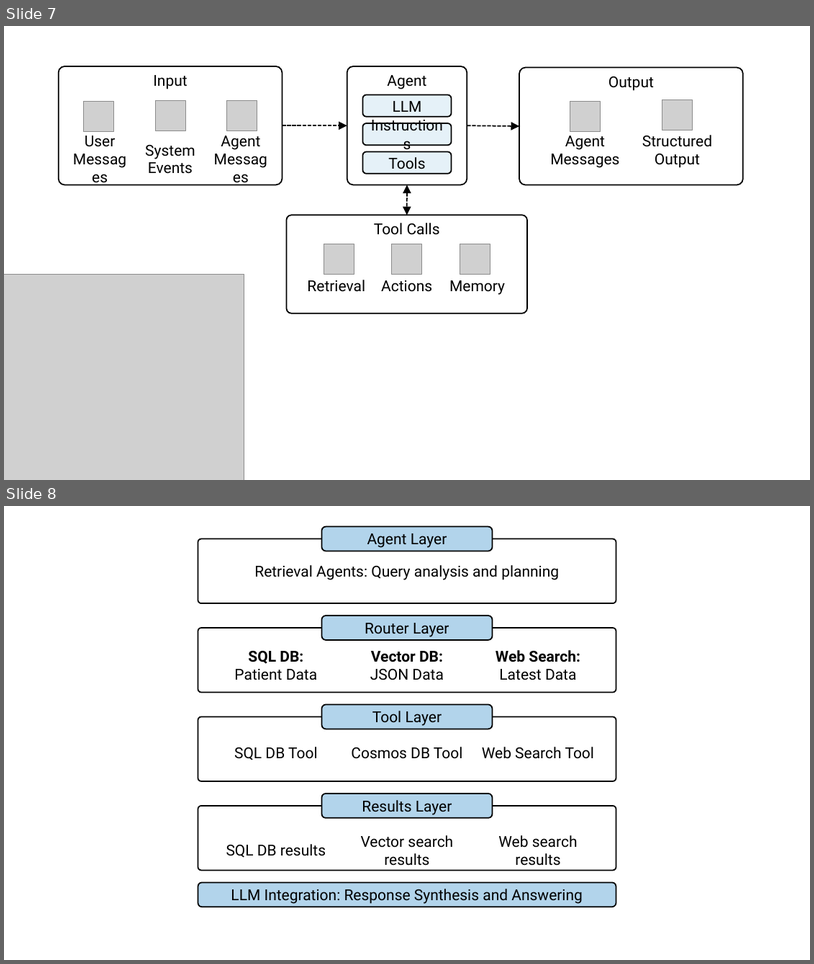
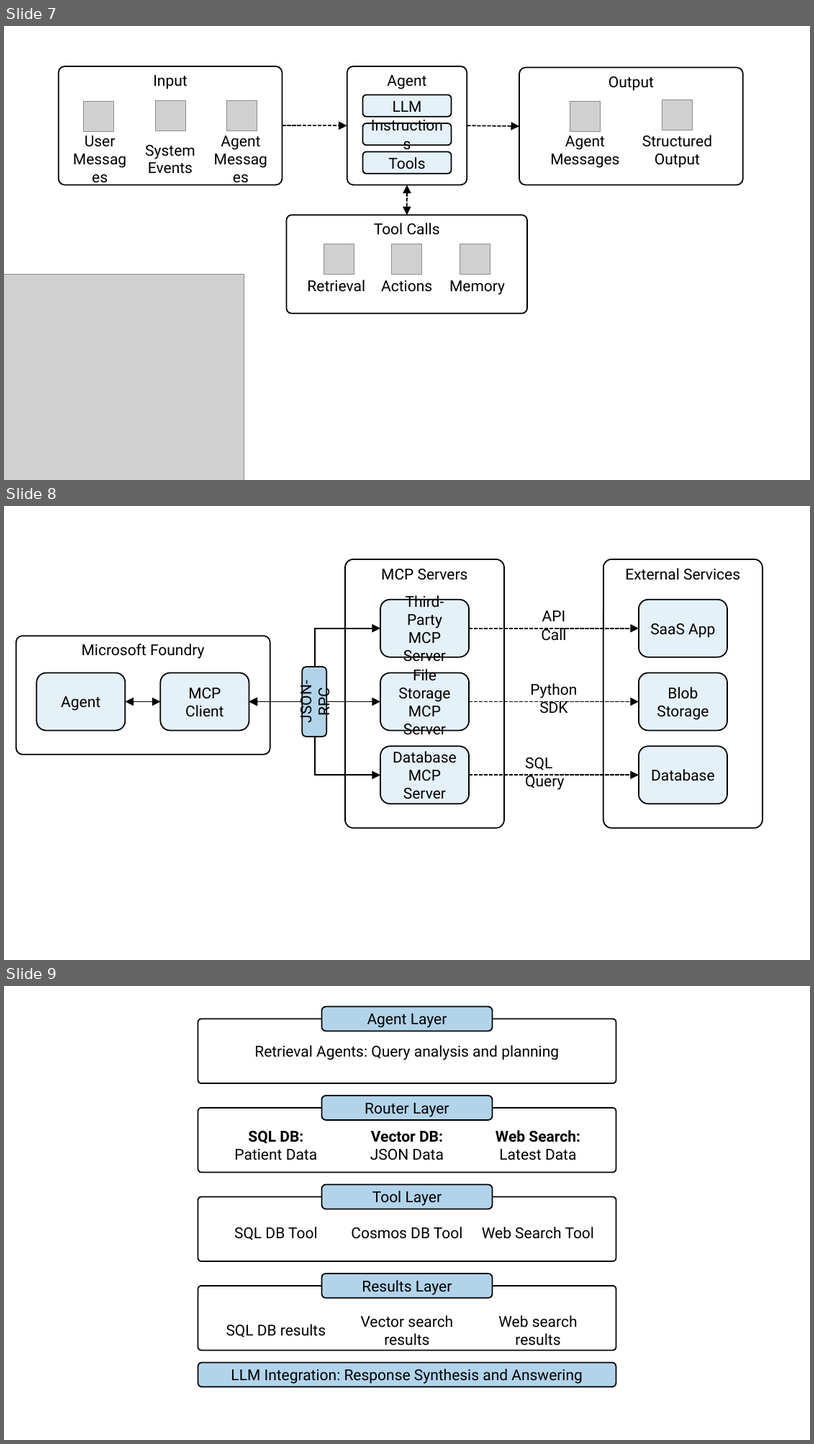
Before and after one commit to colbyford/foundry-book, a slide deck: figures/figures.pptx. Shown one above the other, each under a label of ours: slides 7 and 8 before the commit, slides 7, 8 and 9 after it. The pictures are 814x964 and 814x1444 pixels, drawn with LibreOffice and Linux fonts; fonts in the diff are those of the drawing; grey boxes stand for pictures. Boxes give left, top, right and bottom in pixels: in the first picture for what was removed or moved away, otherwise in the second. Text is boxed around its words. In the diff, an @@ line names an element or a change of style, - is before the commit and + after.

```diff
--- a/figures/figures.pptx
+++ b/figures/figures.pptx
@@ slide 8 added at [4, 506, 810, 960], background #FFFFFF @@
@@ rounded rectangle added at [345, 559, 504, 828], fill #FFFFFF, outline #000000 1.5 pt, 18 pt, text #000000 @@
+MCP Servers
@@ rounded rectangle added at [604, 559, 763, 828], fill #FFFFFF, outline #000000 1.5 pt, 18 pt, text #000000 @@
+External Services
@@ rounded rectangle added at [381, 599, 470, 656], fill #E5F1F8, outline #000000 1.5 pt, 18 pt, text #000000 @@
+Third-Party MCP Server
@@ text added at [541, 610, 566, 641], 18 pt, text #000000 @@
+API Call
@@ rounded rectangle added at [639, 599, 728, 656], fill #E5F1F8, outline #000000 1.5 pt, 18 pt, text #000000 @@
+SaaS App
@@ elbow double arrow added from (249, 701) to (381, 628), #000000 1.5 pt @@
@@ arrow added from (469, 628) to (639, 628), #000000 1.5 pt dashed @@
@@ rounded rectangle added at [16, 636, 270, 754], fill #FFFFFF, outline #000000 1.5 pt, 18 pt, text #000000 @@
+Microsoft Foundry
@@ rounded rectangle added at [36, 673, 126, 731], fill #E5F1F8, outline #000000 1.5 pt, 18 pt, text #000000 @@
+Agent
@@ rounded rectangle added at [161, 673, 250, 731], fill #E5F1F8, outline #000000 1.5 pt, 18 pt, text #000000 @@
+MCP Client
@@ rounded rectangle added at [303, 667, 327, 736], fill #B2D4EB, outline #000000 1.5 pt, 18 pt, text #000000 @@
+JSON-RPC
@@ rounded rectangle added at [381, 673, 470, 731], fill #E5F1F8, outline #000000 1.5 pt, 18 pt, text #000000 @@
+File Storage MCP Server
@@ rounded rectangle added at [639, 673, 728, 731], fill #E5F1F8, outline #000000 1.5 pt, 18 pt, text #000000 @@
+Blob Storage
@@ text added at [530, 683, 577, 713], 18 pt, text #000000 @@
+Python SDK
@@ double arrow added from (125, 701) to (161, 701), #000000 1.5 pt @@
@@ elbow double arrow added from (249, 701) to (381, 775), #000000 1.5 pt @@
@@ double arrow added from (249, 701) to (381, 701), #000000 1.5 pt @@
@@ arrow added from (469, 701) to (639, 701), #000000 1.5 pt dashed @@
@@ rounded rectangle added at [381, 746, 470, 803], fill #E5F1F8, outline #000000 1.5 pt, 18 pt, text #000000 @@
+Database
+MCP Server
@@ text added at [525, 757, 564, 790], 18 pt, text #000000 @@
+SQL Query
@@ rounded rectangle added at [639, 746, 728, 803], fill #E5F1F8, outline #000000 1.5 pt, 18 pt, text #000000 @@
+Database
@@ arrow added from (469, 775) to (639, 775), #000000 1.5 pt dashed @@
@@ what was slide 8 is now slide 9 @@
```
Also in this commit, not shown: 4 other files.
